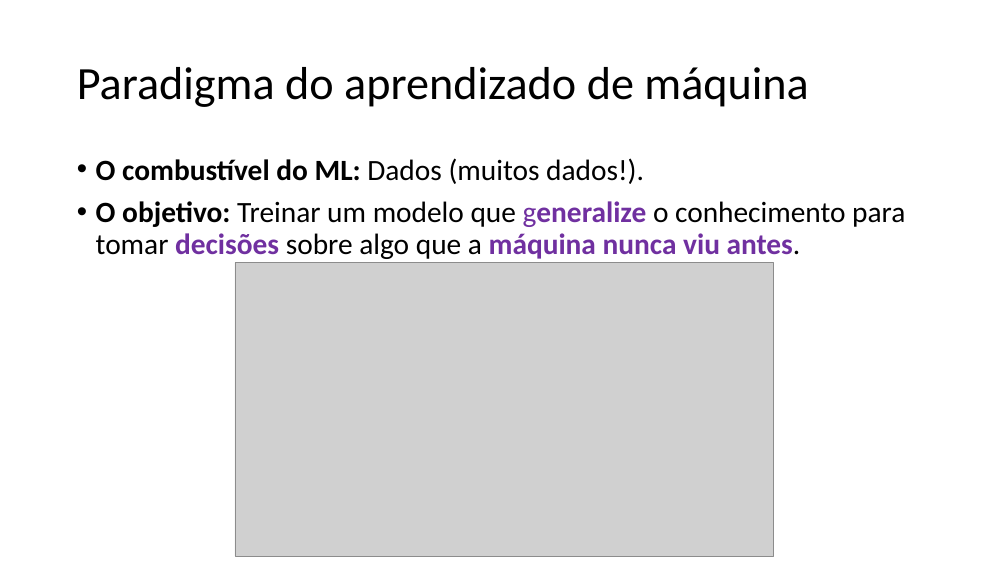
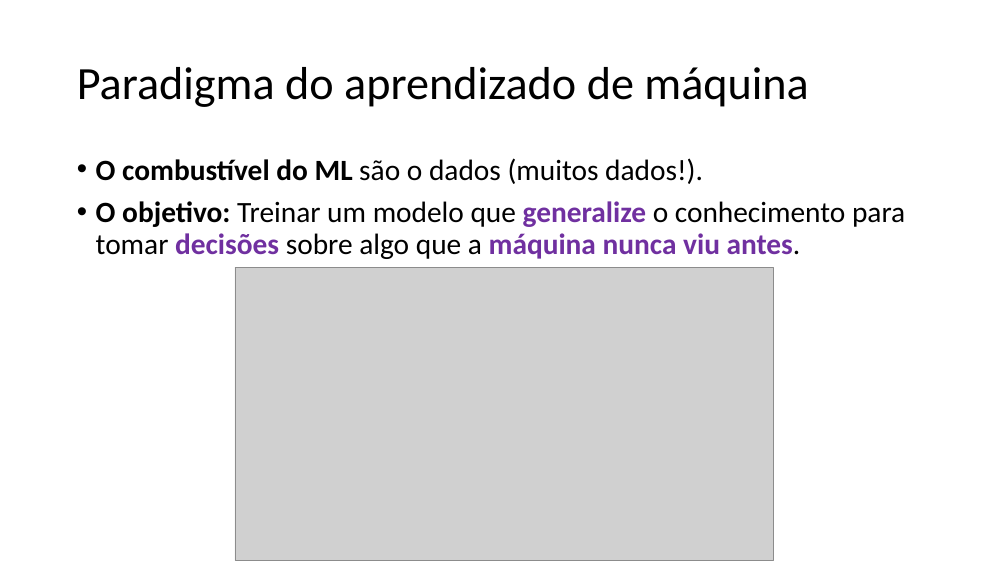
Before and after one commit to zz4fap/c24_inteligencia_artificial, a slide deck: slide 7 of slides/C24_Paradigmas.pptx (slide 6 before the commit). Drawn at 1008x567 pixels with LibreOffice and Linux fonts; fonts in the diff are those of the drawing; grey boxes stand for pictures. Boxes give left, top, right and bottom in pixels: in the first picture for what was removed or moved away, otherwise in the second. Text is boxed around its words. In the diff, an @@ line names an element or a change of style, - is before the commit and + after.

```diff
--- a/slides/C24_Paradigmas.pptx
+++ b/slides/C24_Paradigmas.pptx
@@ text at (x1=96, y1=158, x2=703, y2=184): text changed @@
-• O combustível do ML: Dados (muitos dados!).
+• O combustível do ML são o dados (muitos dados!).
@@ picture moved from (x1=235, y1=262, x2=774, y2=556) to (x1=235, y1=267, x2=774, y2=560) @@
```
Also in this commit, not shown: 3 other slides changed, 1 slide added.
